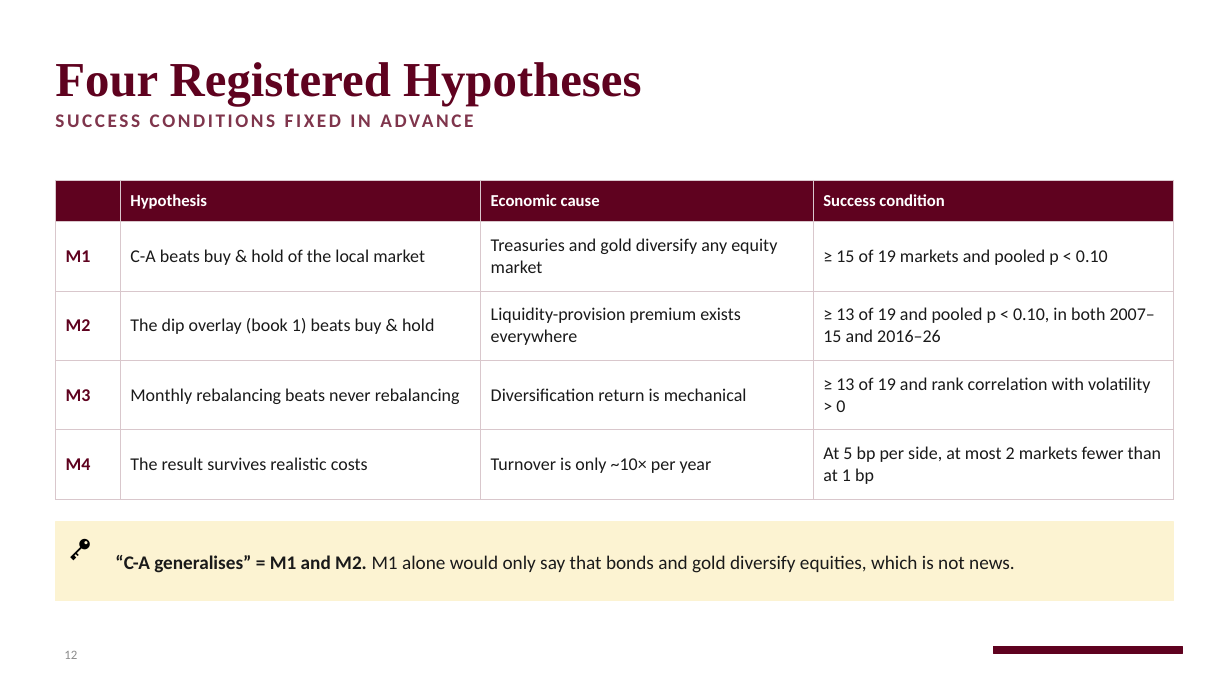
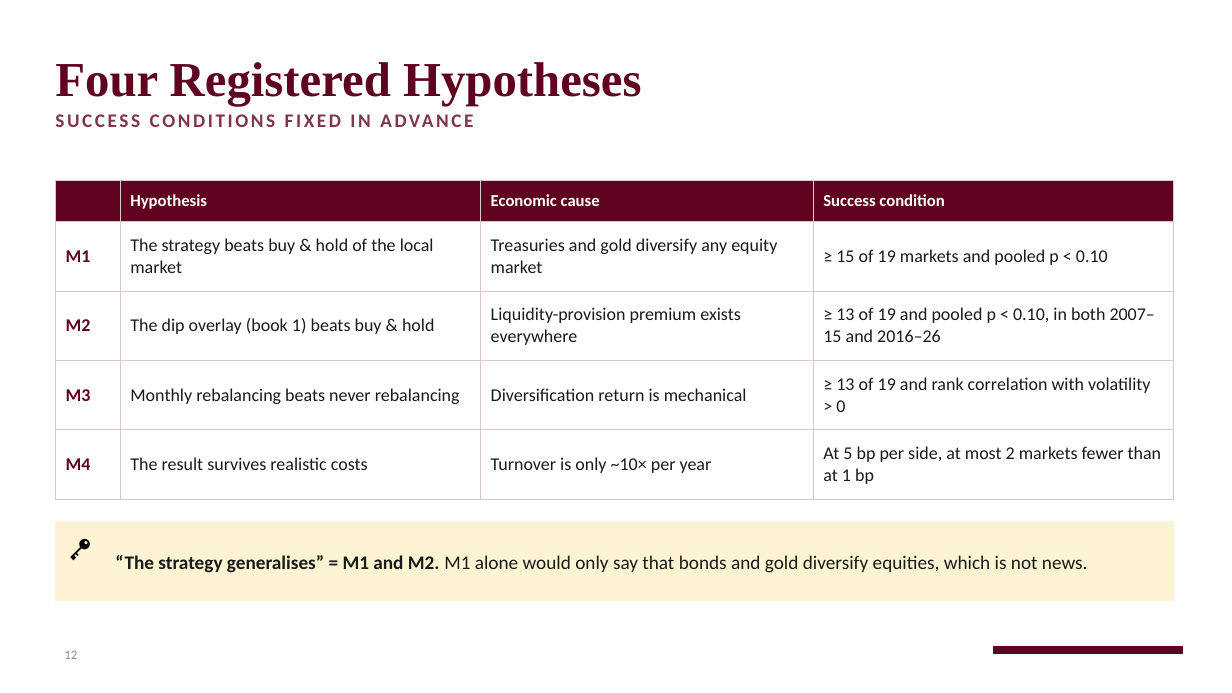
Before and after one commit to RobinHumberg/regime-diversified-mean-reversion, a slide deck: slide 12 of presentation/regime_mr_other_markets.pptx. Drawn at 1232x693 pixels with LibreOffice and Linux fonts; fonts in the diff are those of the drawing; background and template pictures are left out. Boxes give left, top, right and bottom in pixels: in the first picture for what was removed or moved away, otherwise in the second. Text is boxed around its words. In the diff, an @@ line names an element or a change of style, - is before the commit and + after.

```diff
--- a/presentation/regime_mr_other_markets.pptx
+++ b/presentation/regime_mr_other_markets.pptx
@@ table at (55, 180, 1174, 488) @@
-row 2, column 2: C-A beats buy & hold of the local market
+row 2, column 2: The strategy beats buy & hold of the local market
@@ text at (115, 555, 1088, 573): text changed @@
-“C-A generalises” = M1 and M2. M1 alone would only say that bonds and gold diversify equities, which is not news.
+“The strategy generalises” = M1 and M2. M1 alone would only say that bonds and gold diversify equities, which is not news.
```
Also in this commit, not shown: 11 other slides changed, 3 other files.
